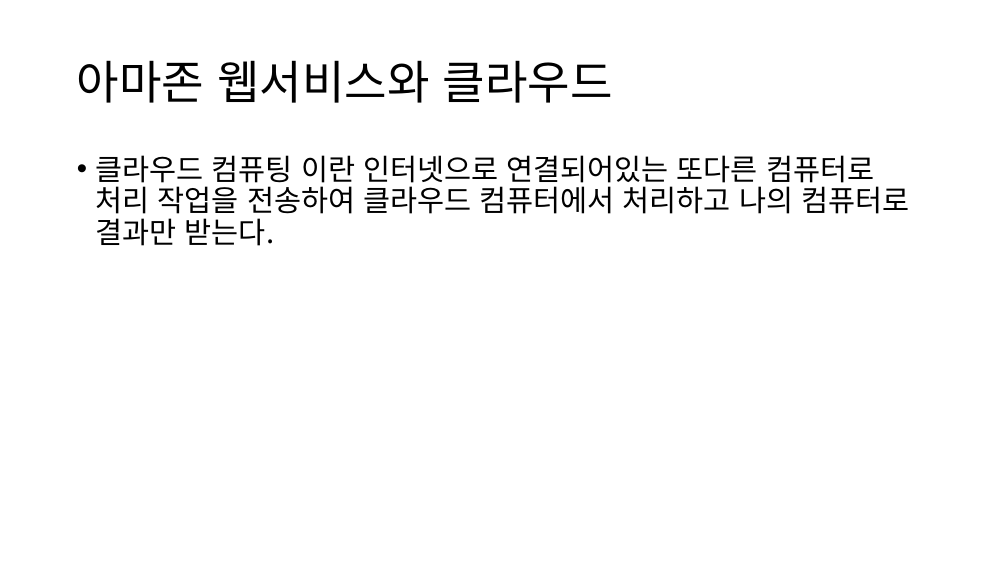
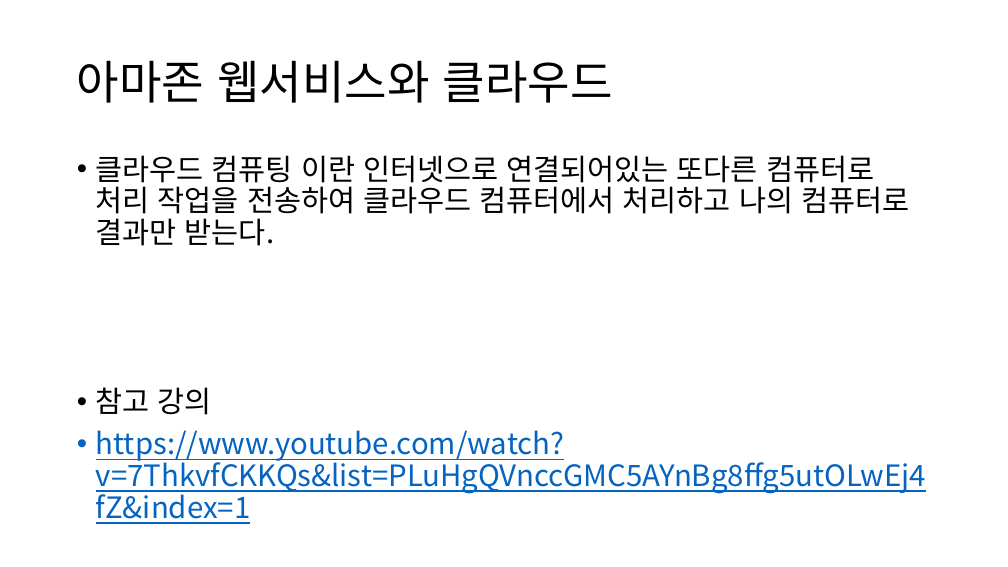
Before and after one commit to comettlee/My_study, a slide deck: slide 2 of AWS.pptx. Drawn at 1008x567 pixels with LibreOffice and Linux fonts; fonts in the diff are those of the drawing. Boxes give left, top, right and bottom in pixels: in the first picture for what was removed or moved away, otherwise in the second. Text is boxed around its words. In the diff, an @@ line names an element or a change of style, - is before the commit and + after.

Commit message:
2019.06.17 Github 연결 방법 , AWS 웹서버 구축 하기

```diff
--- a/AWS.pptx
+++ b/AWS.pptx
@@ text at <box>96,387,926,524</box>: paragraphs added @@
+• 참고 강의
+• https://www.youtube.com/watch?v=7ThkvfCKKQs&list=PLuHgQVnccGMC5AYnBg8ffg5utOLwEj4fZ&index=1
```
Also in this commit, not shown: 1 other slide changed, 1 slide added, 1 slide removed, 1 other file.
